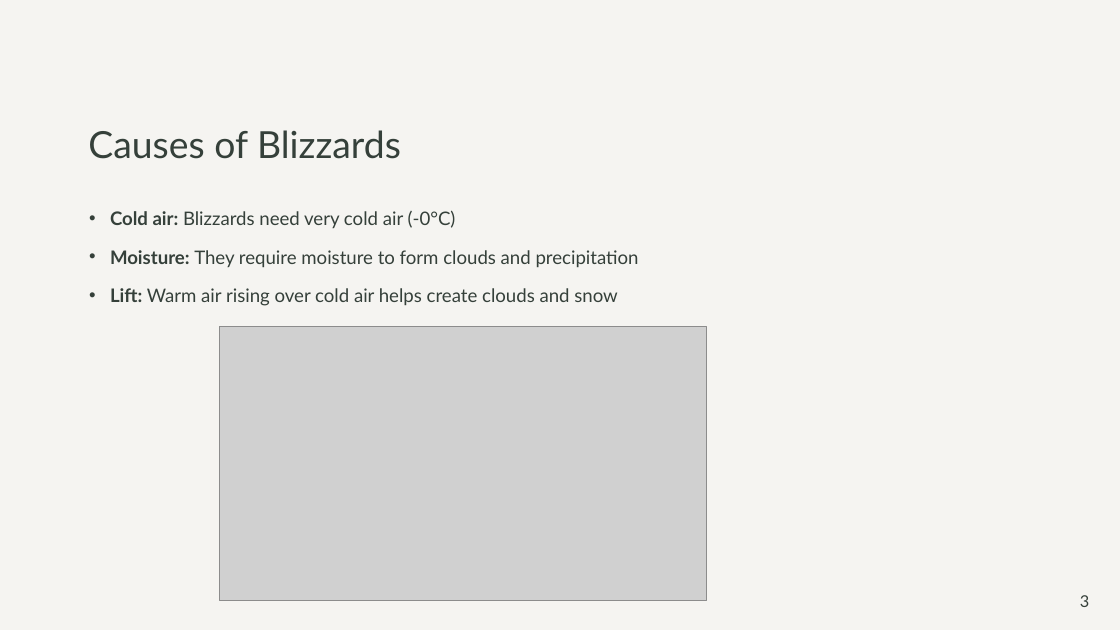
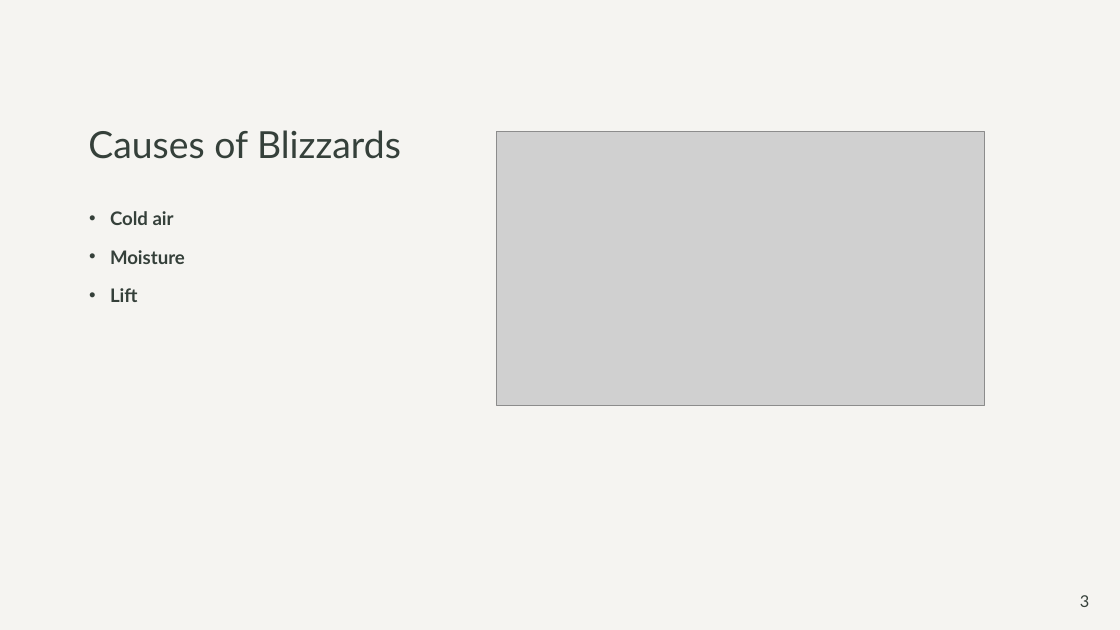
Before and after one commit to DobryDzus/PHP_hostivar, a slide deck: slide 3 of blizzard.pptx. Drawn at 1120x630 pixels with LibreOffice and Linux fonts; fonts in the diff are those of the drawing; grey boxes stand for pictures. Boxes give left, top, right and bottom in pixels: in the first picture for what was removed or moved away, otherwise in the second. Text is boxed around its words. In the diff, an @@ line names an element or a change of style, - is before the commit and + after.

```diff
--- a/blizzard.pptx
+++ b/blizzard.pptx
@@ picture: place and size @@
-picture at (219, 327, 707, 602)
+picture at (497, 132, 986, 407)
@@ text at (110, 211, 185, 302): text changed; bold on @@
-• Cold air: Blizzards need very cold air (-0°C)
-• Moisture: They require moisture to form clouds and precipitation
-• Lift: Warm air rising over cold air helps create clouds and snow
+• Cold air
+• Moisture
+• Lift
```
Also in this commit, not shown: 4 other slides changed.
